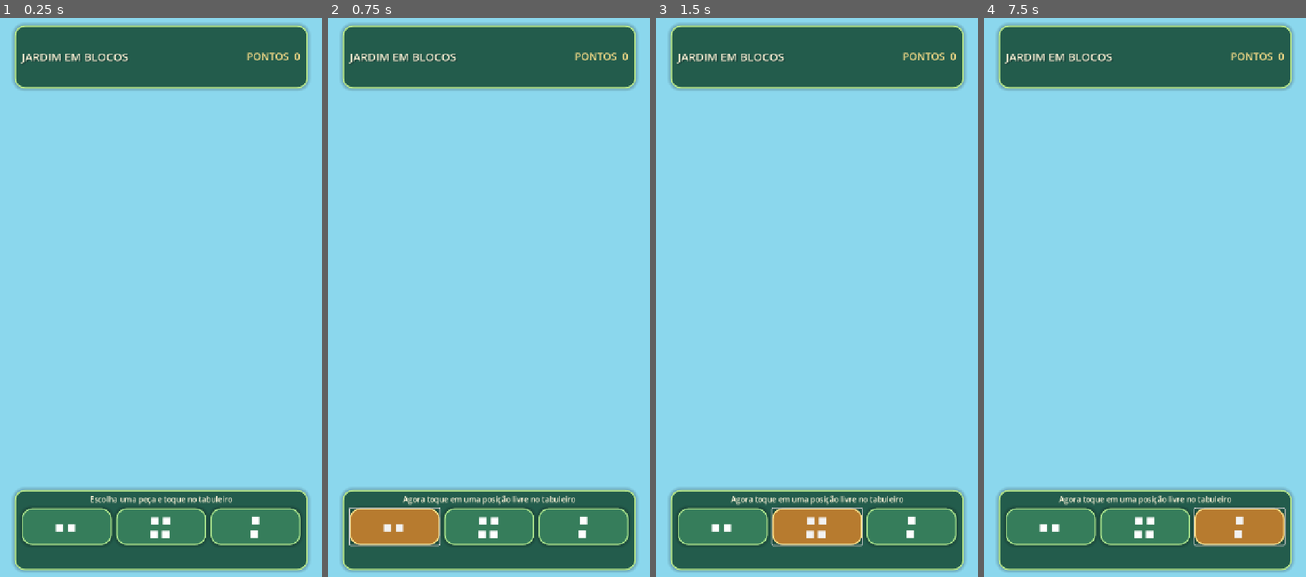
Above: before the commit, frames 1-4 (left to right).
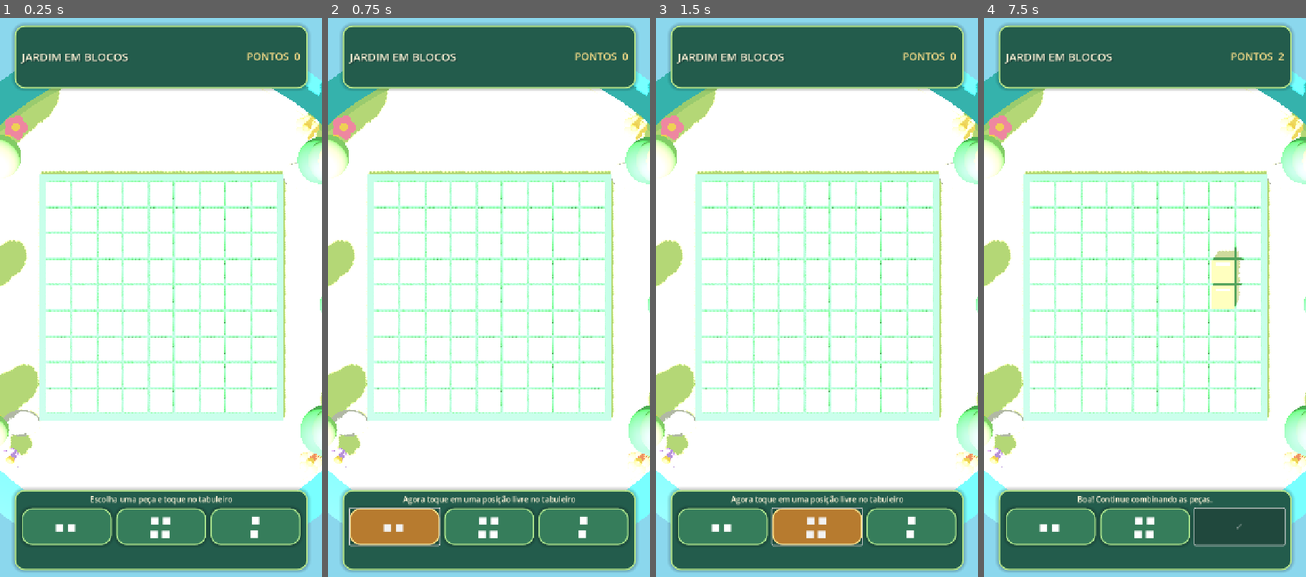
Above: after the commit, the same moments.

Repository: YohBoostel07/Jardim-em-Blocos-Android
Game: Godot game, scene res://main.tscn
Same seed, same stepped clock (60 frames per second), same inputs: the game is played once before the commit and once after it.
Inputs (mouse positions are in pixels of both pictures, inside the frame that each line leads up to):
- Up to frame 1 (0.25 s): no input
- Up to frame 2 (0.75 s): click "■ ■" at 0.5 s
- Up to frame 3 (1.5 s): click "■ ■ ■ ■" at 1.25 s
- Up to frame 4 (7.5 s): click "■ ■" at 2 s; click "■ ■" at 2.75 s; click "■ ■ ■ ■" at 3.5 s; click "■ ■" at 4.25 s; click "■ ■" at 5 s; click "■ ■ ■ ■" at 5.75 s; click "■ ■" at 6.5 s; tap Enter at 7.25 s; move the mouse to (1215, 269) at 7.27 s; click (1215, 269) at 7.42 s

The runs differ from the first frame. In frame 1, 73% of the frame differs, in the area x 0-100%, y 9-91%; in frame 2, 73%; in frame 3, 73%; in frame 4, 75%, in the area x 0-100%, y 6-95%.

Commit message:
Fix Android 3D camera framing and visibility

Diff:
--- a/godot/main.gd
+++ b/godot/main.gd
@@ -84,10 +84,12 @@
 
 	camera = Camera3D.new()
 	camera.projection = Camera3D.PROJECTION_ORTHOGONAL
-	camera.size = 14.2
-	camera.position = Vector3(0, 12.8, 15.8)
-	camera.look_at(Vector3(0, 0, 0), Vector3.UP)
+	camera.size = 15.5
+	camera.near = 0.05
+	camera.far = 100.0
 	add_child(camera)
+	camera.position = Vector3(0.0, 17.0, 0.01)
+	camera.look_at_from_position(Vector3(0.0, 17.0, 0.01), Vector3(0.0, 0.0, 0.0), Vector3(0.0, 0.0, -1.0))
 	camera.current = true
 
 	var sun := DirectionalLight3D.new()
